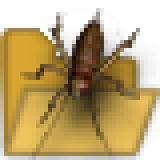
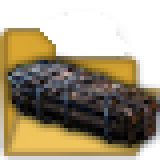
Before/after of a 160x160 layered artwork. What changed in the layer stack:
added layer "Filled_сoffin" above "Слой 2 копия" over bbox(4, 60, 160, 148)
hid "Слой 2" over bbox(20, 8, 140, 160)
